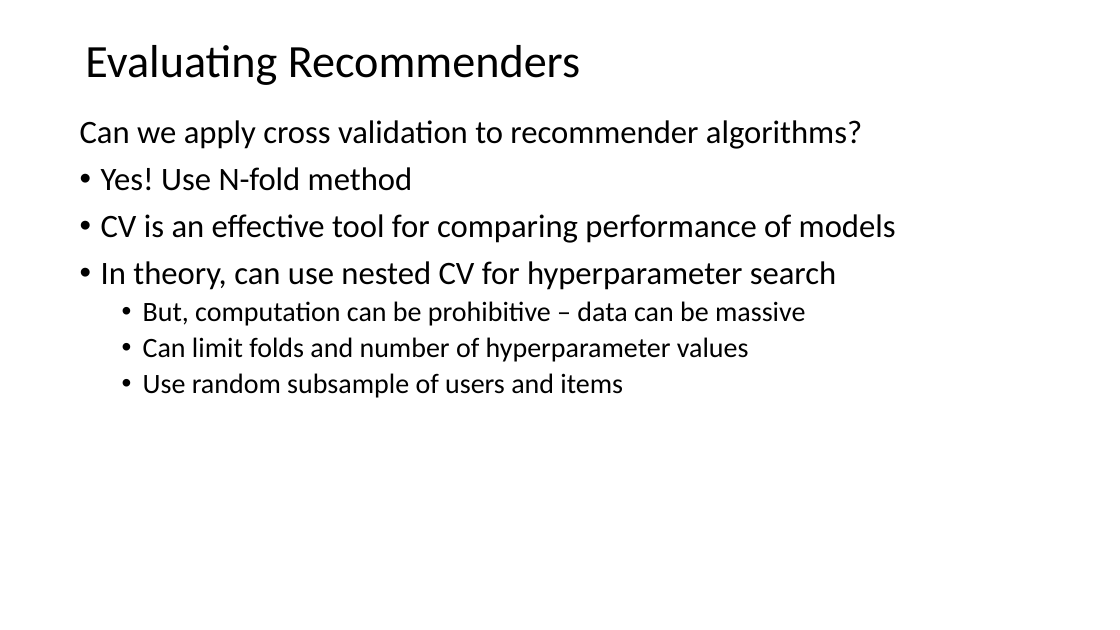
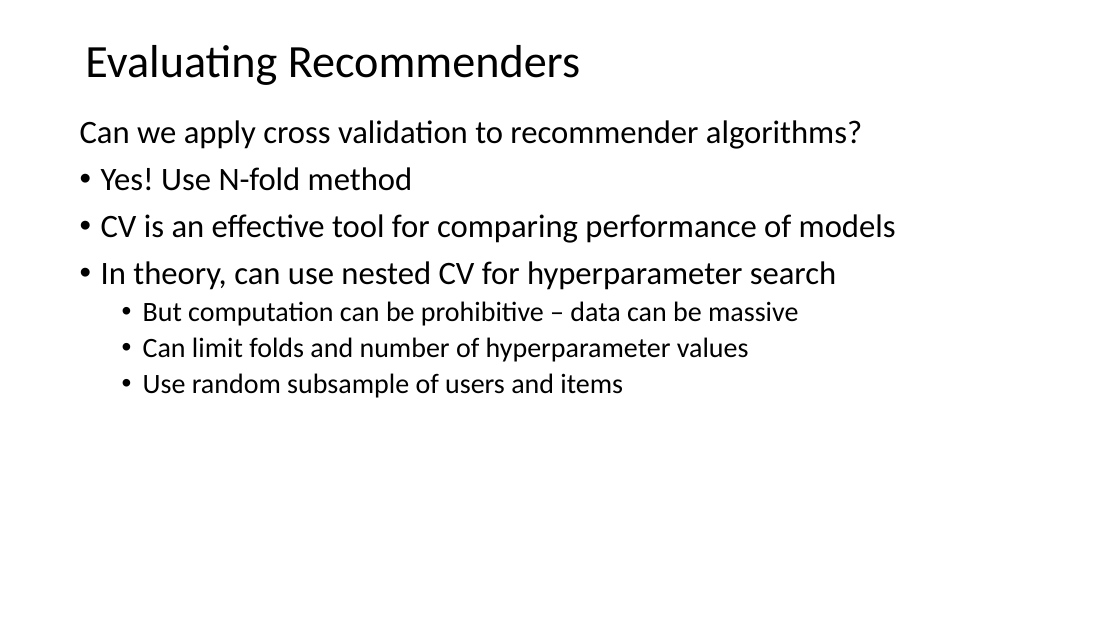
Before and after one commit to tenevian/Harvard-SSP-Data-Mining, a slide deck: slide 46 of slides/7_RecommenderSystems.pptx. Drawn at 1120x630 pixels with LibreOffice and Linux fonts; fonts in the diff are those of the drawing. Boxes give left, top, right and bottom in pixels: in the first picture for what was removed or moved away, otherwise in the second. Text is boxed around its words. In the diff, an @@ line names an element or a change of style, - is before the commit and + after.

```diff
--- a/slides/7_RecommenderSystems.pptx
+++ b/slides/7_RecommenderSystems.pptx
@@ text at (143, 301, 798, 326): text changed @@
-  • But, computation can be prohibitive – data can be massive
+  • But computation can be prohibitive – data can be massive
```
Also in this commit, not shown: 6 other slides changed.
